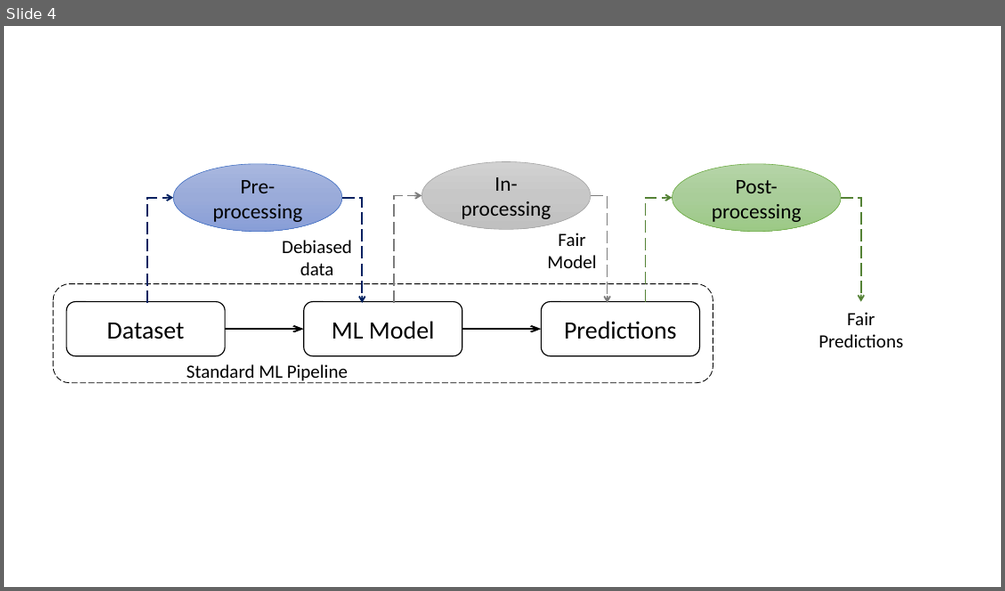
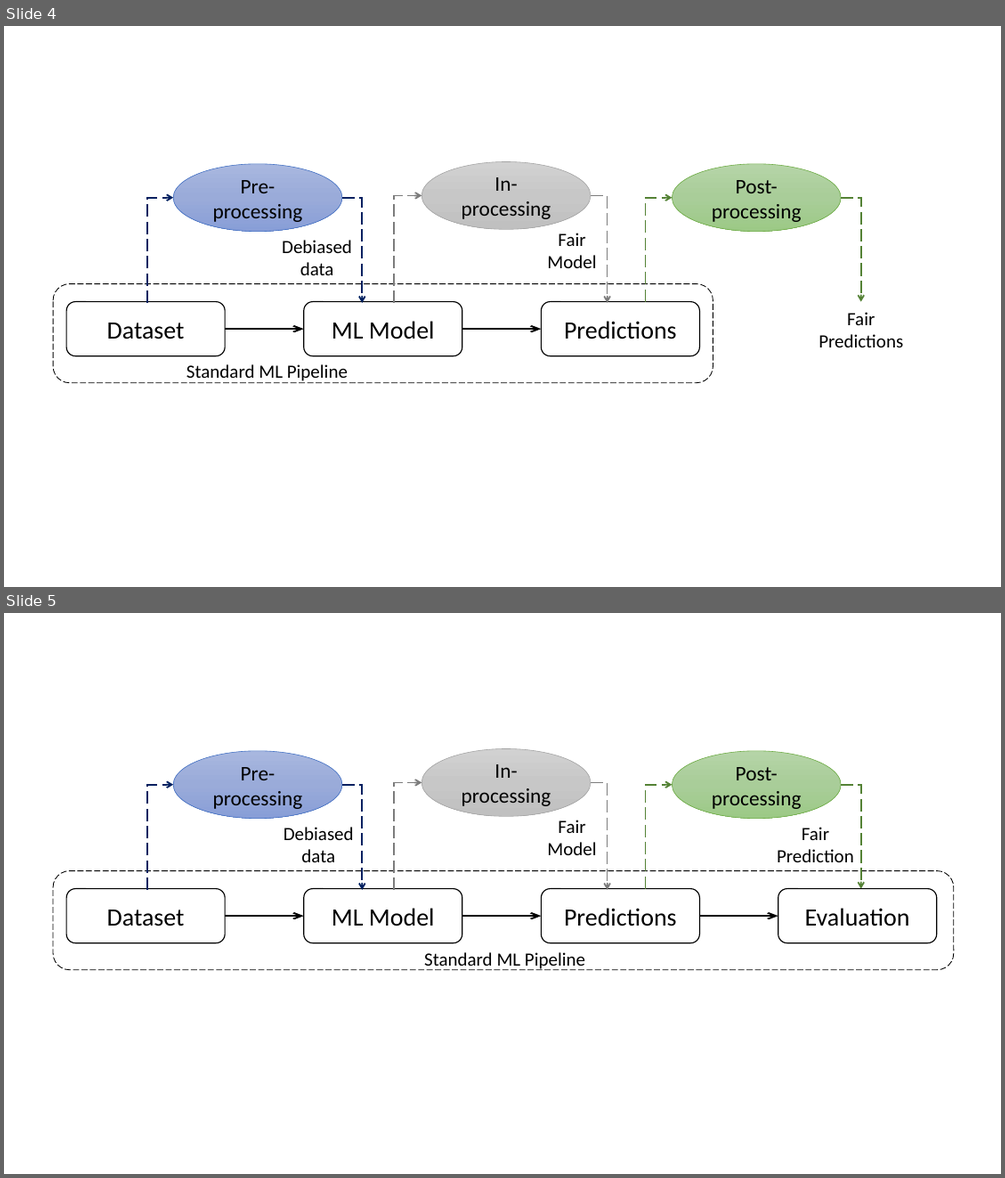
Before and after one commit to bhavyaghai/Cascaded-Debiasing, a slide deck: figures/cascade figures.pptx. Shown one above the other, each under a label of ours: slide 4 before the commit, slides 4 and 5 after it. The pictures are 1005x591 and 1005x1178 pixels, drawn with LibreOffice and Linux fonts; fonts in the diff are those of the drawing. Boxes give left, top, right and bottom in pixels: in the first picture for what was removed or moved away, otherwise in the second. Text is boxed around its words. In the diff, an @@ line names an element or a change of style, - is before the commit and + after.

```diff
--- a/figures/cascade figures.pptx
+++ b/figures/cascade figures.pptx
@@ slide 5 added at (x1=4, y1=613, x2=1001, y2=1174), background #FFFFFF @@
@@ group added at (x1=53, y1=749, x2=954, y2=970): 6 elbow arrows, 5 rounded rectangles, 5 texts, 3 arrows, 3 ellipses @@
+Predictions
+ML Model
+Dataset
+Post-processing
+Debiased
+data
+Fair
+Model
+Fair
+Predictions
+Pre-processing
+In-processing
+Standard ML Pipeline
+Evaluation
+Fair
+Prediction
```
Also in this commit, not shown: 19 other files.
